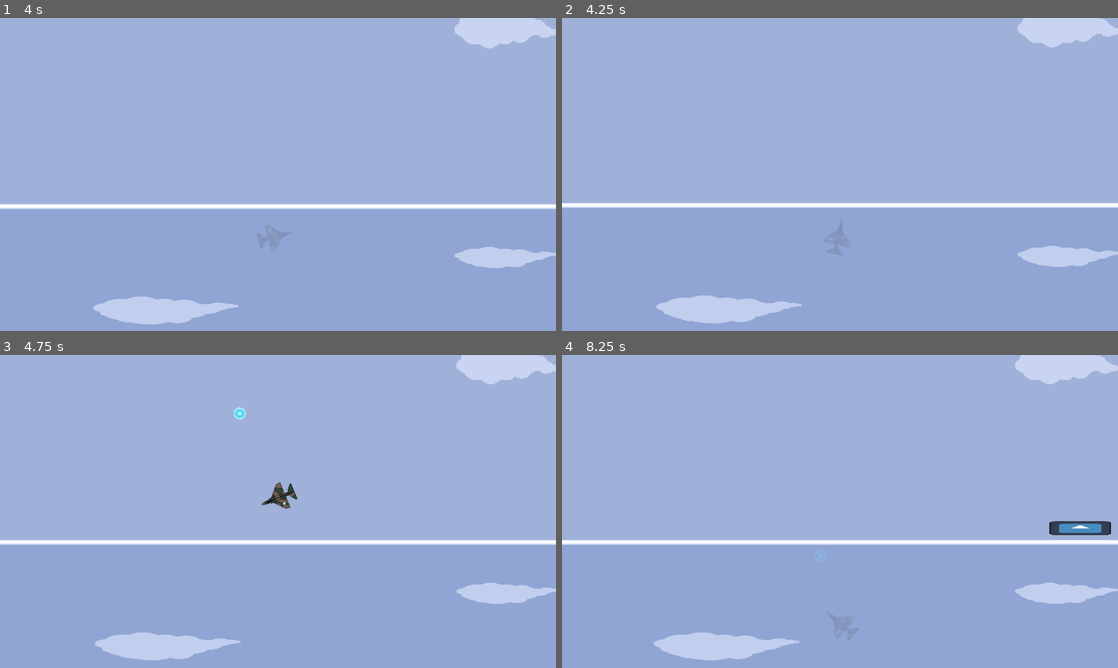
Above: before the commit, frames 1-4 (two rows, left to right).
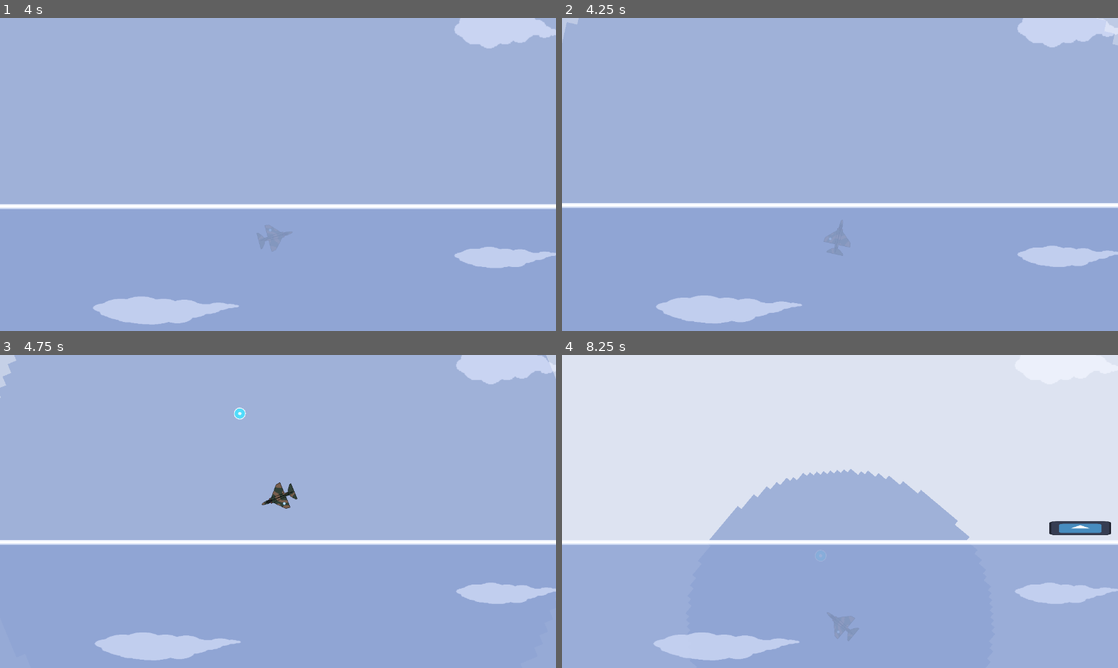
Above: after the commit, the same moments.

Repository: NicolasLaure/AceStrider
Game: Godot game, scene res://Scenes/nico_test_scene.tscn
The game is run twice, just before and just after one commit, with the same random seed, the same clock (stepped at 60 frames per second) and the same inputs. The engine's default icon, where the game draws it, is replaced by a stand-in: a white triangle on a blue panel in a dark square.
Inputs:
- Up to frame 1 (4 s): hold D 0.53-1.28 s; hold Space (Shoot) 0.53-1.28 s; hold A 1.28-2.03 s; tap Space (Shoot) at 1.35, 2.85 s; hold D 2.03-2.78 s; hold Space (Shoot) 2.03-2.78 s; hold W (Thrust) 2.78-3.53 s; hold A from 3.53 s (still down); hold Space (Shoot) from 3.53 s (still down)
- Up to frame 2 (4.25 s): keep holding A; keep holding Space (Shoot)
- Up to frame 3 (4.75 s): keep holding A; release Space (Shoot) at 4.28 s; tap Space (Shoot) at 4.35 s
- Up to frame 4 (8.25 s): hold Space (Shoot) 5.03-5.78 s; release A at 5.78 s; hold D 5.78-6.53 s; tap Space (Shoot) at 5.85, 7.35 s; hold W (Thrust) 6.53-7.28 s; hold Space (Shoot) 6.53-7.28 s; hold D 7.28-8.03 s; hold A from 8.03 s (still down); hold Space (Shoot) from 8.03 s (still down)

Frame 1 is identical in both runs. In frame 2, 0.2% of the frame differs, in the area x 0-100%, y 0-9%; in frame 3, 0.2%; in frame 4, 51%, in the area x 0-100%, y 0-60%.

Commit message:
Add Health system

Diff:
--- a/Scenes/nico_test_scene.tscn
+++ b/Scenes/nico_test_scene.tscn
@@ -1,18 +1,85 @@
-[gd_scene load_steps=10 format=3 uid="uid://d3uhki6ns0hds"]
+[gd_scene load_steps=12 format=3 uid="uid://d3uhki6ns0hds"]
 
 [ext_resource type="Script" path="res://Scripts/PlayerController.gd" id="1_4em72"]
 [ext_resource type="Texture2D" uid="uid://d1r2yhttathlu" path="res://Sprites/AcestriderSea.png" id="1_ad2th"]
 [ext_resource type="Texture2D" uid="uid://bgg0diocuh5qk" path="res://Sprites/AcestriderSkyReflection.png" id="2_aqb6c"]
 [ext_resource type="Texture2D" uid="uid://w4nahi4v00vy" path="res://Sprites/A4SkyHawkt.png" id="2_m0rlm"]
+[ext_resource type="Texture2D" uid="uid://7sben54uqexm" path="res://Sprites/HealthBg.png" id="3_oc2ao"]
 [ext_resource type="Texture2D" uid="uid://c2ixhvbdssd0y" path="res://Sprites/AcestriderSky.png" id="3_shqj2"]
 [ext_resource type="Texture2D" uid="uid://cexrigwvmbwqj" path="res://Sprites/AcestriderSkyClouds.png" id="4_gk851"]
 [ext_resource type="Texture2D" uid="uid://cu52f7avasay" path="res://Sprites/AcestriderSkyLimit.png" id="5_xuvjp"]
 [ext_resource type="Script" path="res://Scripts/ShipSpawner.gd" id="8_nyggi"]
 
+[sub_resource type="GDScript" id="GDScript_xy7n3"]
+script/source = "extends Node2D
+
+signal game_over;
+# Called when the node enters the scene tree for the first time.
+func _ready():
+	pass # Replace with function body.
+
+
+# Called every frame. 'delta' is the elapsed time since the previous frame.
+func _process(delta):
+	pass
+
+
+func _on_game_over():
+	get_tree().paused = true;
+
+	pass # Replace with function body.
+"
+
 [sub_resource type="CapsuleShape2D" id="CapsuleShape2D_gl8v1"]
 
 [node name="LevelScene" type="Node2D"]
 position = Vector2(1, 0)
+script = SubResource("GDScript_xy7n3")
+
+[node name="Control" type="Control" parent="."]
+z_index = 10
+z_as_relative = false
+layout_mode = 3
+anchors_preset = 15
+anchor_right = 1.0
+anchor_bottom = 1.0
+offset_left = 1075.0
+offset_top = 505.0
+offset_right = 1075.0
+offset_bottom = 505.0
+grow_horizontal = 2
+grow_vertical = 2
+scale = Vector2(1.912, 1.912)
+
+[node name="PausePanel" type="Panel" parent="Control"]
+visible = false
+layout_mode = 1
+anchors_preset = 8
+anchor_left = 0.5
+anchor_top = 0.5
+anchor_right = 0.5
+anchor_bottom = 0.5
+offset_left = -412.0
+offset_top = -236.0
+offset_right = 408.0
+offset_bottom = 244.0
+grow_horizontal = 2
+grow_vertical = 2
+
+[node name="GameOver" type="Panel" parent="Control"]
+visible = false
+layout_mode = 1
+anchors_preset = 8
+anchor_left = 0.5
+anchor_top = 0.5
+anchor_right = 0.5
+anchor_bottom = 0.5
+offset_left = -411.0
+offset_top = -238.0
+offset_right = 409.0
+offset_bottom = 242.0
+grow_horizontal = 2
+grow_vertical = 2
 
 [node name="Player" type="CharacterBody2D" parent="."]
 z_index = -2
@@ -28,6 +95,9 @@
 gravity = 150.0
 rotation_speed = 250.0
 limitBounce = 1000.0
+maxHealth = 150.0
+healthRecoveryRate = 2.0
+healthCoolDown = 2.0
 
 [node name="Camera2D" type="Camera2D" parent="Player"]
 zoom = Vector2(1.6, 1.6)
@@ -57,6 +127,12 @@
 position = Vector2(0, -34)
 gizmo_extents = 14.9
 
+[node name="Health BackGround" type="Sprite2D" parent="Player"]
+modulate = Color(1, 1, 1, 0)
+texture_filter = 1
+scale = Vector2(24, 24)
+texture = ExtResource("3_oc2ao")
+
 [node name="ParallaxBackground" type="ParallaxBackground" parent="."]
 layer = -1
 
@@ -161,3 +237,5 @@
 script = ExtResource("8_nyggi")
 bigShipRespawnCoolDown = 10.0
 smallShipRespawnCoolDown = 5.0
+
+[connection signal="game_over" from="." to="." method="_on_game_over"]
--- a/Scripts/PlayerController.gd
+++ b/Scripts/PlayerController.gd
@@ -8,11 +8,27 @@
 @export var rotation_speed: float;
 @export var limitBounce: float;
 
+@export var maxHealth: float;
+@export var healthRecoveryRate: float;
+@export var healthCoolDown:float;
+
+var currentHealth: float;
+
 var isOffLowerLimit: bool;
 var isOffUpperLimit: bool;
 var dir:Vector2;
 
 const bulletPath = preload("res://Scripts/Bullet.tscn");
+
+var healthBG;
+var healthMultiplier: float;
+
+var healthRecoverTimer:float;
+func _ready():
+	healthBG = get_node("Health BackGround");
+	currentHealth = maxHealth;
+	healthRecoverTimer = 0;
+	pass
 
 func _process(delta):
 
@@ -23,8 +39,10 @@
 
 	if(isOffLowerLimit):
 		velocity.y -= limitBounce * delta;
+		TakeDamage(50 * delta);
 	elif(isOffUpperLimit):
 		velocity.y += limitBounce * delta;
+		TakeDamage(30 * delta);
 
 	if(!isOffLowerLimit && !isOffUpperLimit):
 		if(Input.is_action_pressed("Thrust")):
@@ -55,8 +73,31 @@
 
 	if(Input.is_action_just_pressed("Shoot")):
 		Shoot();
+		healthRecoverTimer = 0;
+
+	if(!Input.is_action_pressed("Shoot")):
+		healthRecoverTimer += delta;
+
+	if(healthRecoverTimer >= healthCoolDown):
+		currentHealth = clampf(currentHealth +healthRecoveryRate, 0, maxHealth);
+
+	healthMultiplier = clampf(currentHealth / maxHealth, 0,1);
+	healthBG.set_modulate( Color(255, 255, 255, (1 - healthMultiplier) * 230 / 255));
+	var healthBGScale = clampf(24 * healthMultiplier, 1, 25);
+	healthBG.set_scale(Vector2(healthBGScale,healthBGScale));
+
+	if(Input.is_key_pressed(KEY_MINUS)):
+		TakeDamage(1);
+
+	if(currentHealth <= 0):
+		get_parent().game_over.emit();
+
 pass
 
+func TakeDamage(damage):
+	currentHealth -= damage;
+	healthRecoverTimer = 0;
+pass
 
 func Shoot():
 	var bullet = bulletPath.instantiate();
Binary file added: Sprites/HealthBg.png
Not shown, added: Sprites/HealthBg.png.import
